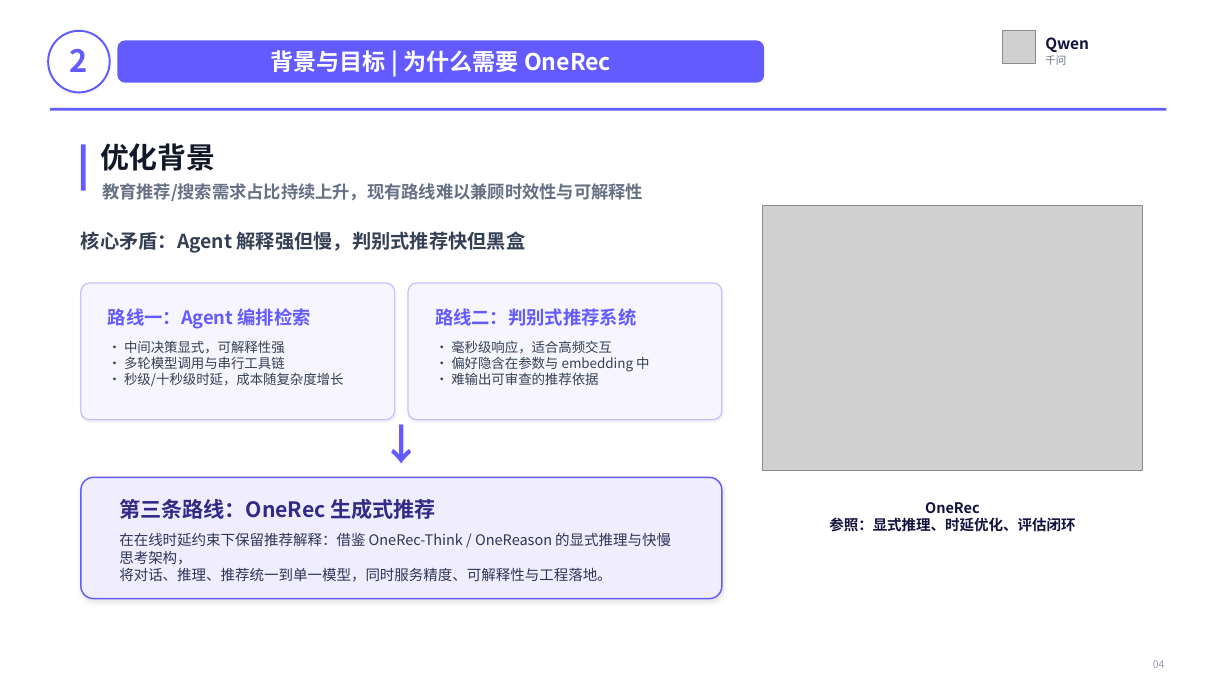
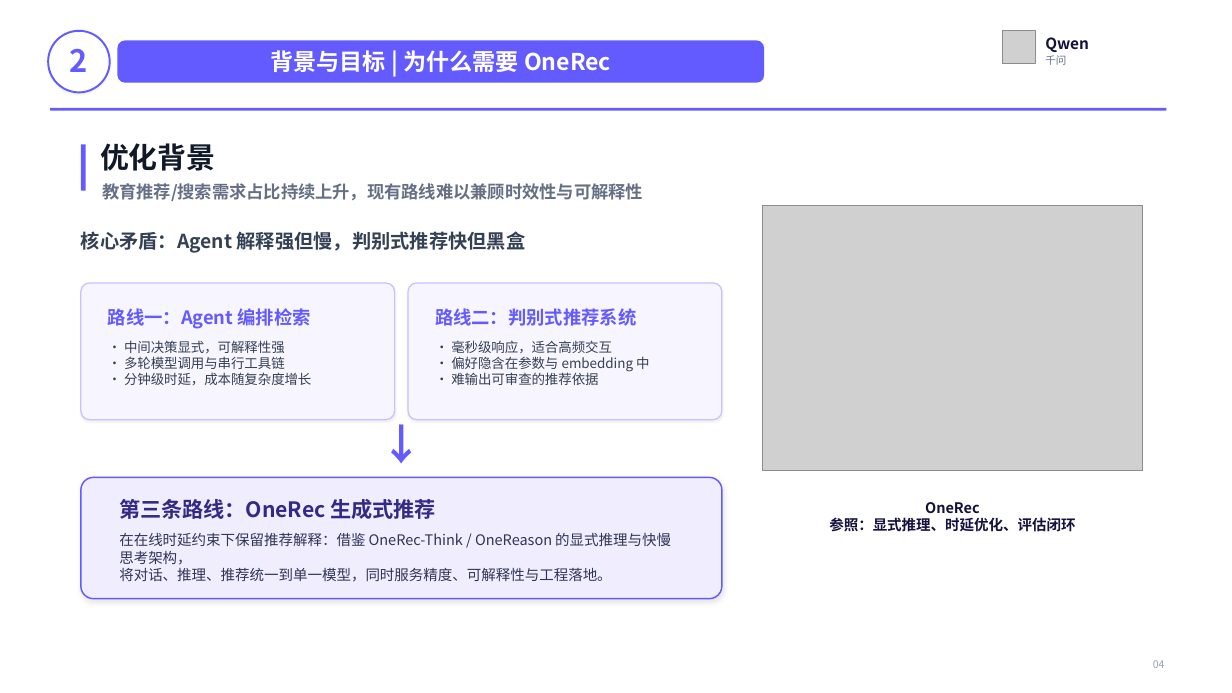
Before and after one commit to lisiaoliao/tequila_presentations, a slide deck: slide 2 of output/sections/02-背景与目标.pptx. Drawn at 1232x693 pixels with LibreOffice and Linux fonts; fonts in the diff are those of the drawing; grey boxes stand for pictures. Boxes give left, top, right and bottom in pixels: in the first picture for what was removed or moved away, otherwise in the second. Text is boxed around its words. In the diff, an @@ line names an element or a change of style, - is before the commit and + after.

```diff
--- a/output/sections/02-背景与目标.pptx
+++ b/output/sections/02-背景与目标.pptx
@@ text at (124,372,311,385): text changed @@
-• 秒级/十秒级时延，成本随复杂度增长
+• 分钟级时延，成本随复杂度增长
```
Also in this commit, not shown: 18 other files.
